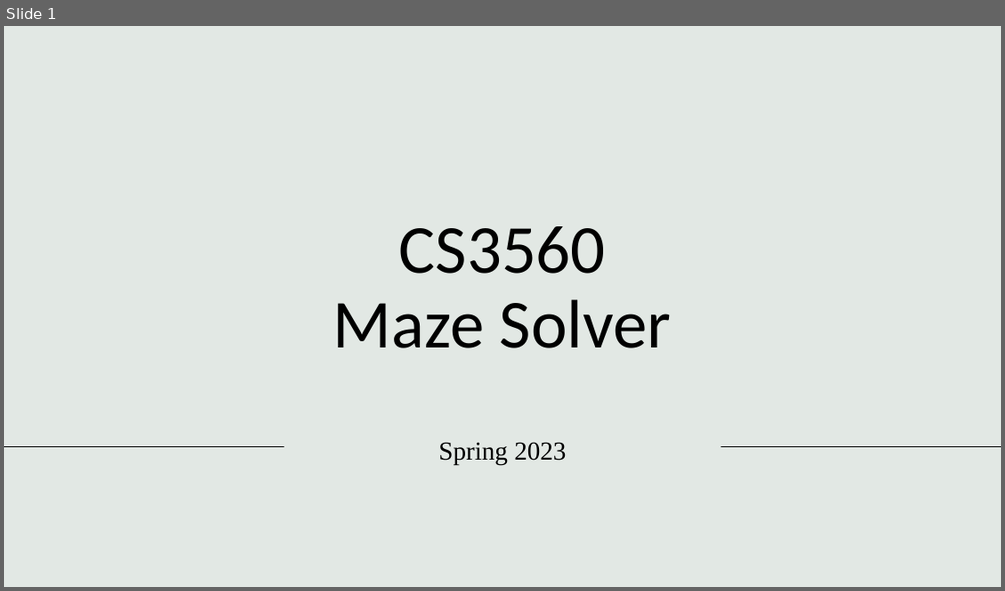
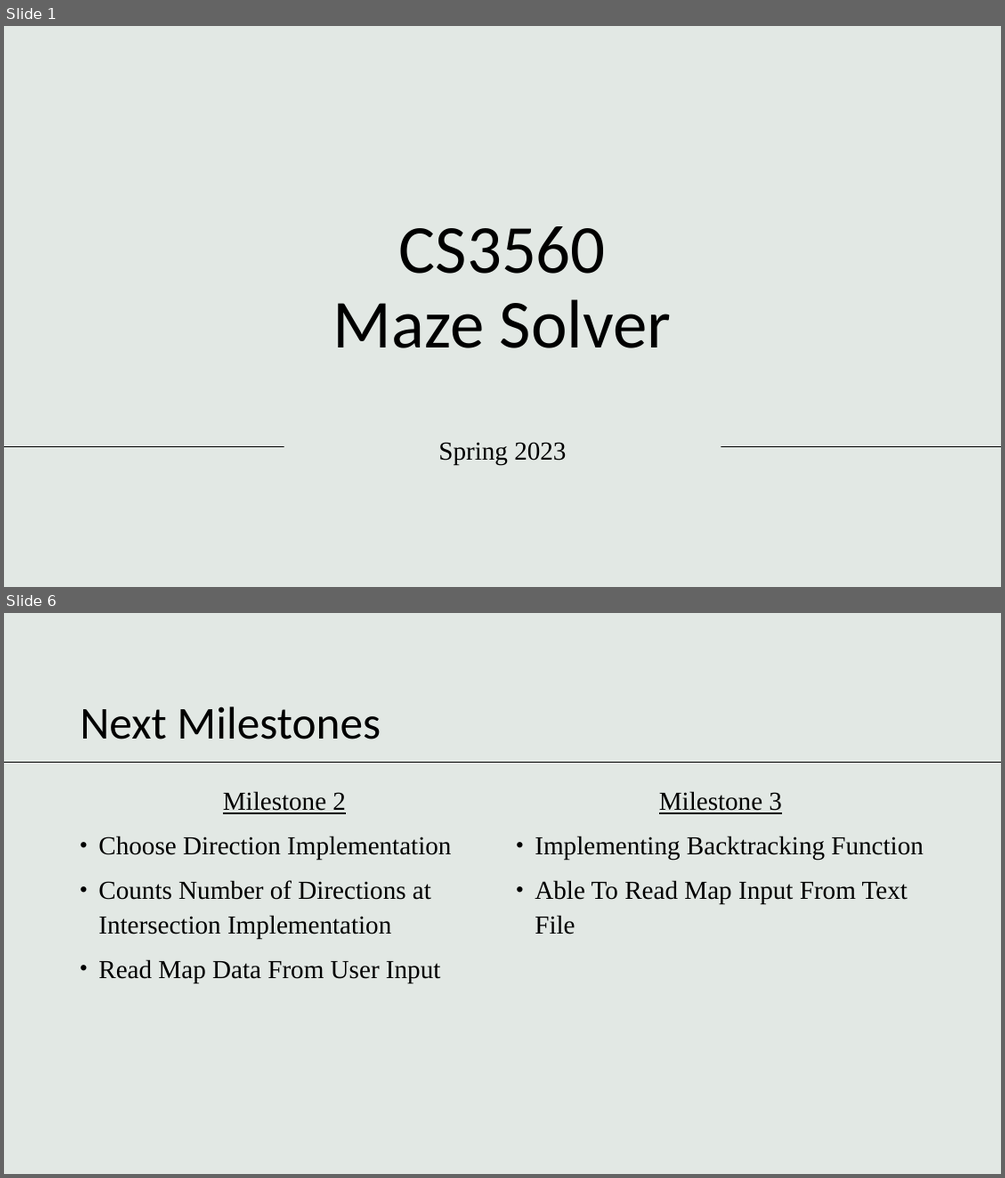
Before and after one commit to andujarnick/SoftwareToolsMazeSolver, a slide deck: presentations/Checkpoint 1.pptx. Shown one above the other, each under a label of ours: slide 1 before the commit, slides 1 and 6 after it; the slides between them are not shown. The pictures are 1005x591 and 1005x1178 pixels, drawn with LibreOffice and Linux fonts; fonts in the diff are those of the drawing; background and template pictures are left out. Boxes give left, top, right and bottom in pixels: in the first picture for what was removed or moved away, otherwise in the second. Text is boxed around its words. In the diff, an @@ line names an element or a change of style, - is before the commit and + after.

```diff
--- a/presentations/Checkpoint 1.pptx
+++ b/presentations/Checkpoint 1.pptx
@@ slide 6 added at (4, 613, 1001, 1174), background #E2E8E4 @@
@@ title added at (80, 706, 380, 739), 44 pt, text #000000 @@
+Next Milestones
@@ line added from (1001, 762) to (4, 762), #000000 0.5 pt @@
@@ text added at (98, 791, 451, 983), 25 pt, text #000000 @@
+Milestone 2
+• Choose Direction Implementation
+• Counts Number of Directions at Intersection Implementation
+• Read Map Data From User Input
@@ text added at (534, 791, 923, 934), 25 pt, text #000000 @@
+Milestone 3
+• Implementing Backtracking Function
+• Able To Read Map Input From Text File
```
Also in this commit, not shown: 7 other slides added.
